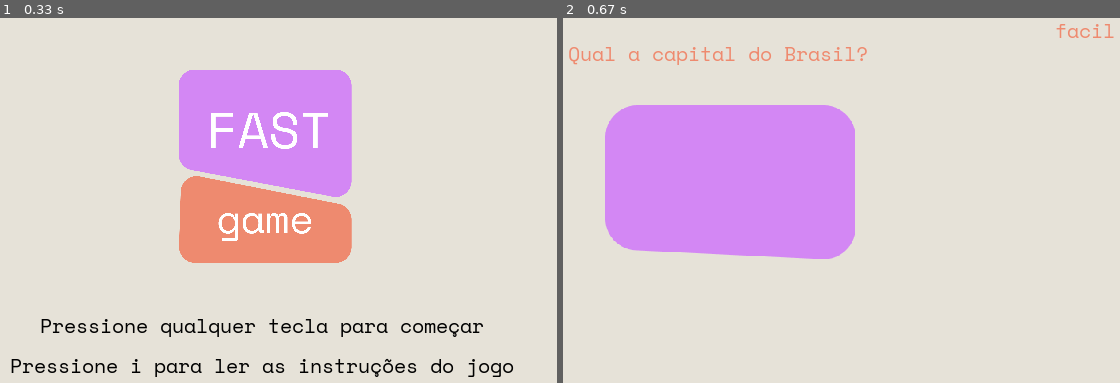
Above: before the commit, frames 1-2 (left to right).
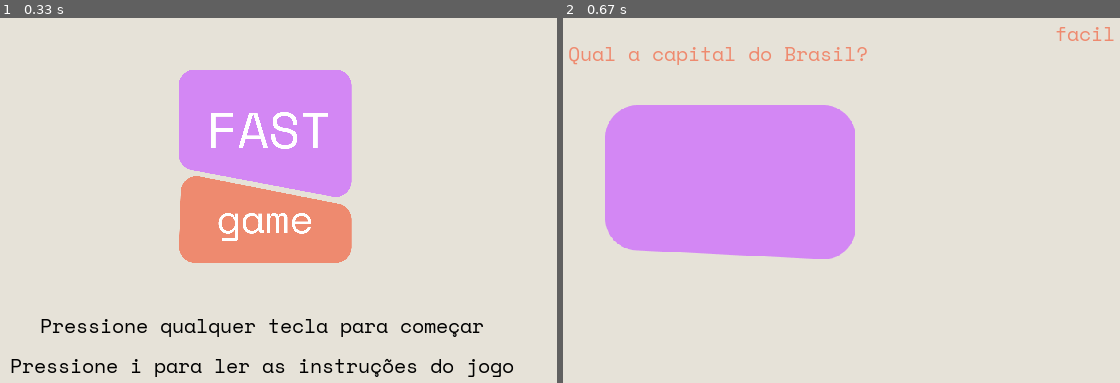
Above: after the commit, the same moments.

Repository: insper-classroom/devlife-23-1-projeto-pygame-jonas-pelegrina-gabriel-mendes
Game: pygame game, started from jogo.py
The game is run twice, just before and just after one commit, with the same random seed, the same clock (stepped at 60 frames per second) and the same inputs.
Inputs:
- Up to frame 1 (0.33 s): no input
- Up to frame 2 (0.67 s): tap Enter at 0.33 s

Frame 1 is identical in both runs. In frame 2, 0.2% of the frame differs, in the area x 88-99%, y 1-7%.

Commit message:
Código atualizado.

Diff:
--- a/jogo.py
+++ b/jogo.py
@@ -70,10 +70,6 @@
             window.blit(regras12, (WIDTH/2 - instrucoes.get_width()/2 - 220, HEIGHT/2 - instrucoes.get_height()/2 + 130))
             window.blit(inicio, (WIDTH/2 - inicio.get_width()/2, HEIGHT/2 - inicio.get_height()/2 + 180))
 
-
-
-
-
         elif inicio_jogo:
             #Pergunta do jogo
             fonte = fonte_jogo.render(sorteia_questao(perguntas,'facil')['titulo'], True, (238, 138, 111))
@@ -84,9 +80,7 @@
 
             #Texto/Dificuldade
             fonte = fonte_jogo.render(sorteia_questao(perguntas,'facil')['nivel'], True, (238, 138, 111))
-            window.blit (fonte, (550,10))
-
-
+            window.blit (fonte, (WIDTH/2 + 230, HEIGHT/10 - fonte.get_height()/2 - 20))
 
     # Verifica eventos e consequência
     for evento in event.get():
